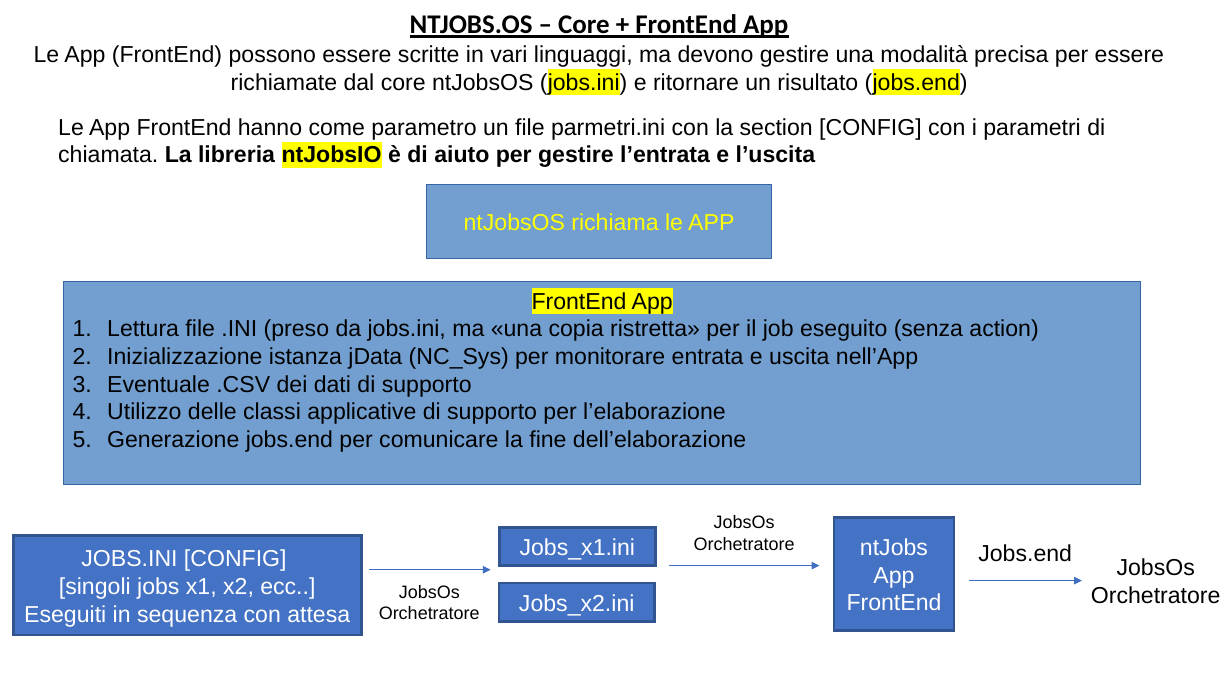
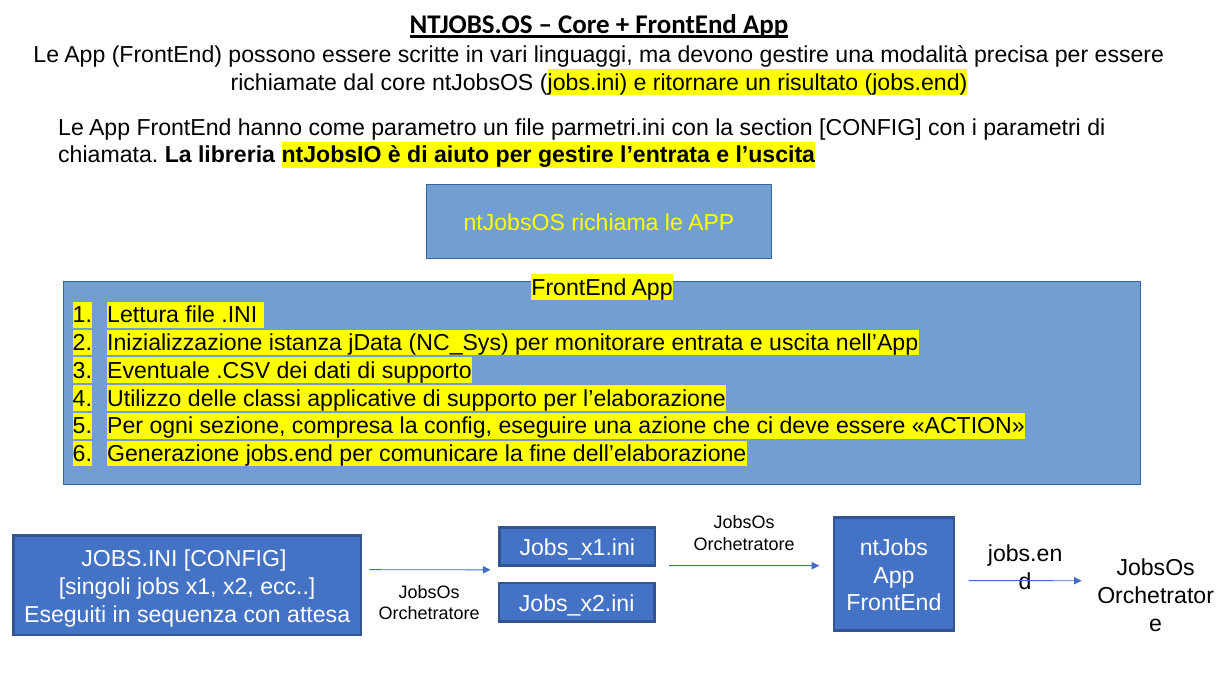
Before and after one commit to ntgcorp/ntJobsOS, a slide deck: slide 15 of ntjobs_white_paper_it.pptx (slide 11 before the commit). Drawn at 1232x693 pixels with LibreOffice and Linux fonts; fonts in the diff are those of the drawing. Boxes give left, top, right and bottom in pixels: in the first picture for what was removed or moved away, otherwise in the second. Text is boxed around its words. In the diff, an @@ line names an element or a change of style, - is before the commit and + after.

```diff
--- a/ntjobs_white_paper_it.pptx
+++ b/ntjobs_white_paper_it.pptx
@@ text "NTJOBS.OS – Core + FrontEnd ..." at bbox=[33, 14, 1164, 95]: highlight none to #FFFF00 in "(jobs.ini) e ritornare un risultato (jobs.end)" @@
@@ text "Le App FrontEnd hanno come ..." at bbox=[58, 118, 1105, 168]: highlight none to #FFFF00 in "è di aiuto per gestire l’entrata e ..." @@
@@ text in rectangle at bbox=[107, 305, 257, 323]: text changed @@
-1. Lettura file .INI (preso da jobs.ini, ma «una copia ristretta» per il job eseguito (senza action)
+1. Lettura file .INI
@@ text in rectangle at bbox=[107, 333, 918, 467]: highlight none to #FFFF00 in "Inizializzazione istanza jData (NC_Sys) per monitorare entra ...", "Eventuale .CSV dei dati di supporto", "Utilizzo delle classi applicative di supporto per ...", "Generazione jobs.end per comunicare la fine dell’elaborazion ..."; indent changed @@
@@ text in rectangle at bbox=[107, 416, 1025, 438]: paragraph added @@
+5. Per ogni sezione, compresa la config, eseguire una azione che ci deve essere «ACTION»
@@ text at bbox=[988, 544, 1062, 566]: text changed @@
-Jobs.end
+jobs.end
@@ text "JobsOs Orchetratore" rewrapped from bbox=[1091, 558, 1221, 604] to bbox=[1117, 558, 1195, 576] @@
@@ arrow removed from (370, 570) to (491, 570) @@
@@ freeform shape added at bbox=[370, 570, 491, 570], outline #3F6EC2 0.75 pt @@
@@ arrow removed from (969, 580) to (1082, 580) @@
@@ freeform shape added at bbox=[969, 580, 1081, 580], outline #3F6EC2 0.75 pt @@
```
Also in this commit, not shown: 15 other slides changed, 5 slides added, 11 other files.
